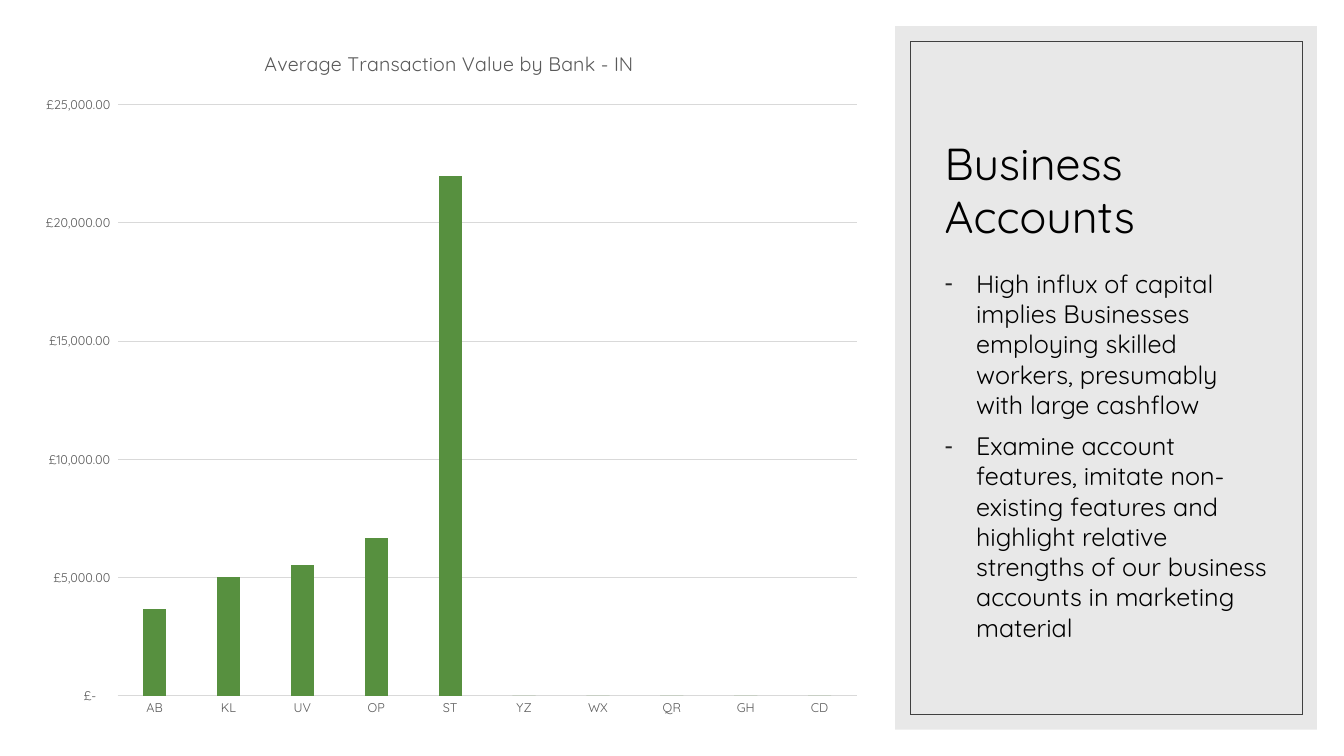
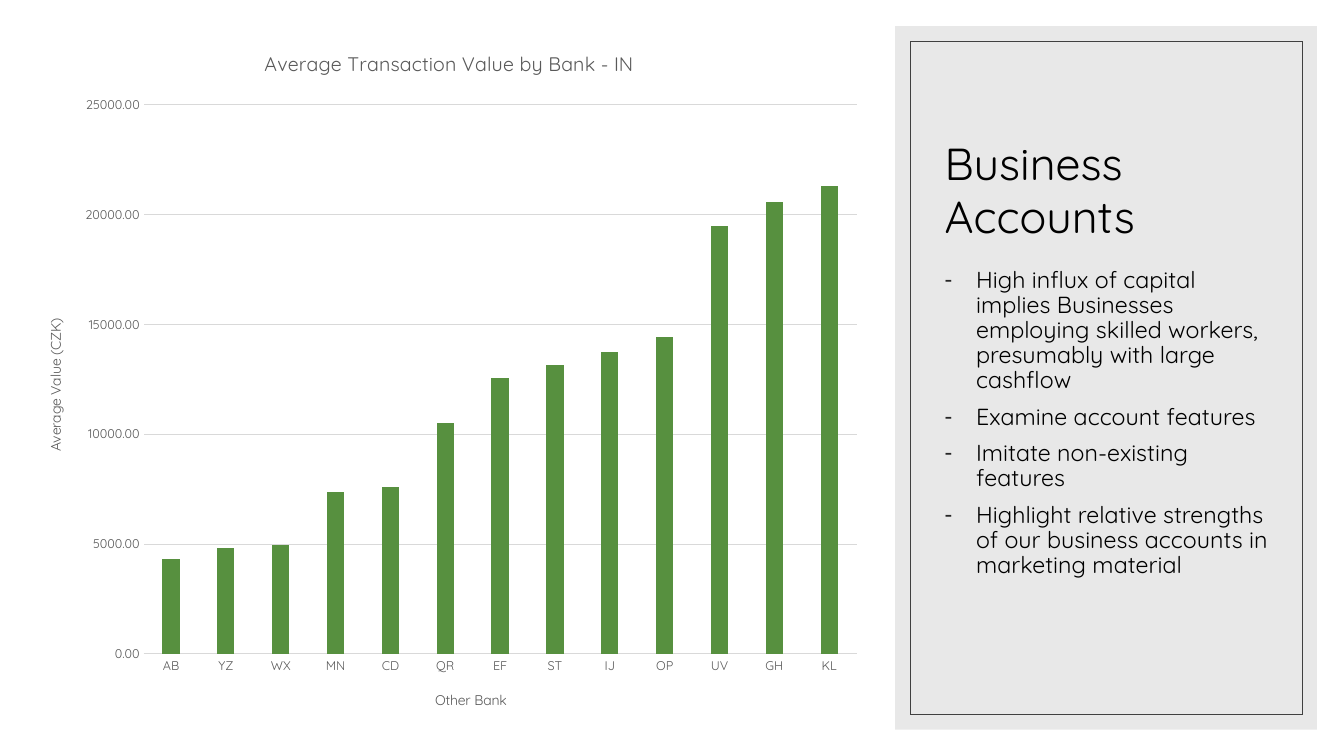
Before and after one commit to SamPurle/Banking_Team_1, a slide deck: slide 7 of SammyPPT.pptx (slide 8 before the commit). Drawn at 1344x756 pixels with LibreOffice and Linux fonts; fonts in the diff are those of the drawing. Boxes give left, top, right and bottom in pixels: in the first picture for what was removed or moved away, otherwise in the second. Text is boxed around its words. In the diff, an @@ line names an element or a change of style, - is before the commit and + after.

```diff
--- a/SammyPPT.pptx
+++ b/SammyPPT.pptx
@@ column chart at bbox=[25, 26, 874, 730] @@
-categories: AB, KL, UV, OP, ST, YZ, WX, QR, GH, CD
+categories: AB, YZ, WX, MN, CD, QR, EF, ST, IJ, OP, UV, GH, KL
-Series 1: 3700, 5000, 5600, 6700, 22000, 0, 0, 0, 0, 0
+Series 1: 4300, 4800, 5000, 7400, 7600, 10500, 12600, 13100, 13700, 14400, 19500, 20600, 21300
@@ category axis title "" to "Other Bank " @@
@@ value axis title "" to "Average Value (CZK) " @@
@@ value axis changed @@
@@ text at bbox=[976, 271, 1258, 389]: size 18 to 16.6 pt in "High influx of capital implies Businesses employing ..."; line spacing 1 to 0.9 @@
@@ text at bbox=[976, 408, 1267, 578]: text changed; size 18 to 16.6 pt @@
-– Examine account features, imitate non-existing features and highlight relative strengths of our business accounts in marketing material
+– Examine account features
+– Imitate non-existing features
+– Highlight relative strengths of our business accounts in marketing material
```
Also in this commit, not shown: 9 other slides changed, 11 slides added, 3 slides removed, 3 other files.
